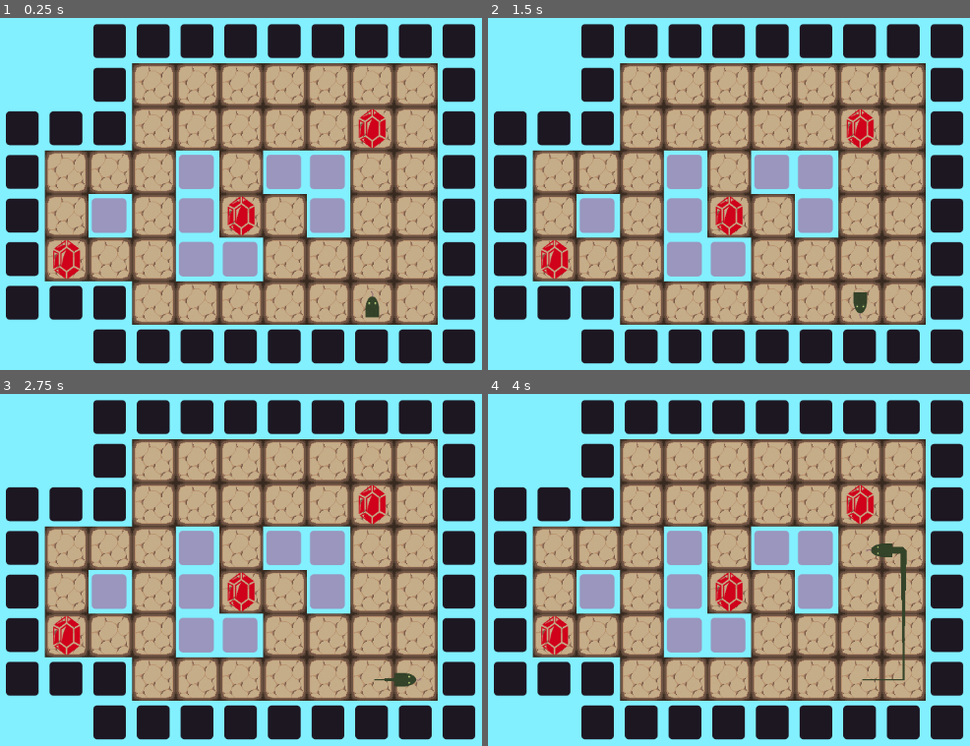
Above: before the commit, frames 1-4 (two rows, left to right).
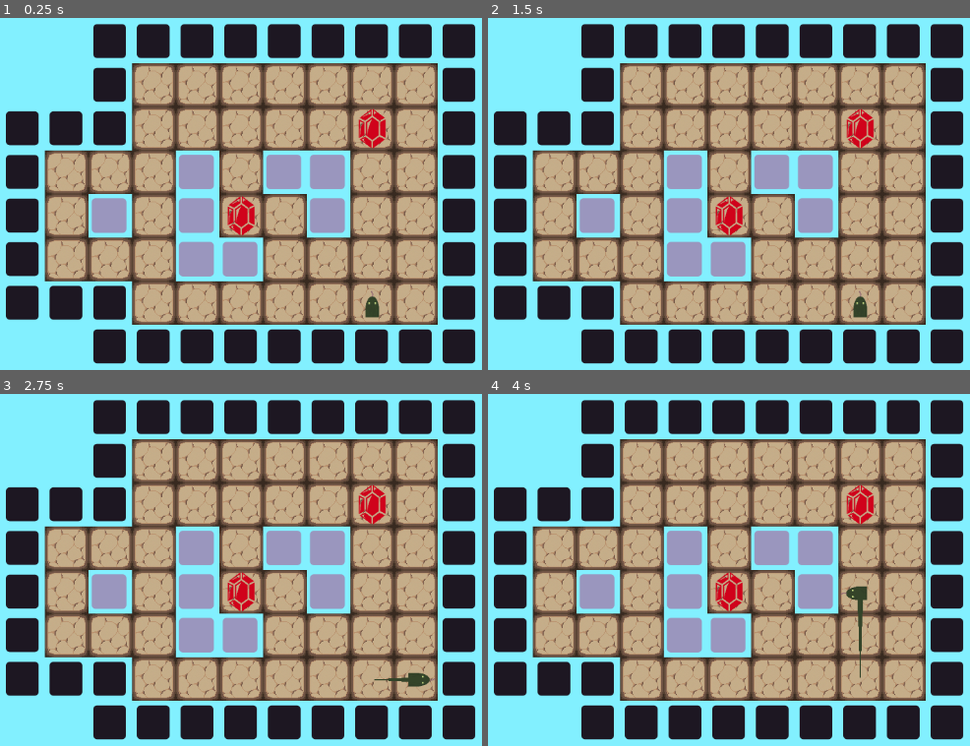
Above: after the commit, the same moments.

Repository: iguessfive/GMTK-Game-Jam
Game: Godot game, scene res://gameplay/ouroborous_game.tscn
The game is run twice, just before and just after one commit, with the same random seed, the same clock (stepped at 60 frames per second) and the same inputs. The project has no main scene, so this scene is started directly. Sound files missing from this copy of the repository are replaced by a short silence.
Inputs:
- Up to frame 1 (0.25 s): no input
- Up to frame 2 (1.5 s): tap Enter at 0.5 s; hold D (move_right) 0.53-1.28 s; hold Space (throw) 0.53-1.28 s; hold S (move_down) from 1.28 s (still down); tap Space (throw) at 1.35 s
- Up to frame 3 (2.75 s): release S (move_down) at 2.03 s; hold D (move_right) from 2.03 s (still down); hold Space (throw) from 2.03 s (still down)
- Up to frame 4 (4 s): tap Enter at 2.75 s; release D (move_right) at 2.78 s; release Space (throw) at 2.78 s; hold W (move_up) 2.78-3.53 s; tap Space (throw) at 2.85 s; hold A (move_left) from 3.53 s (still down); hold Space (throw) from 3.53 s (still down)

The runs differ from the first frame. In frame 1, 0.4% of the frame differs, in the area x 11-17%, y 63-75%; in frame 2, 0.6%; in frame 3, 0.7%; in frame 4, 1.3%, in the area x 11-87%, y 42-82%.

Commit message:
feat: added some sfx

Diff:
--- a/gameplay/collectibles.gd
+++ b/gameplay/collectibles.gd
@@ -2,7 +2,9 @@
 
 func destroy() -> void:
 	# Handle specific logic for collecting a pickup
-	queue_free.call_deferred()
+	visible = false
+	$AudioStreamPlayer.play()
+	$AudioStreamPlayer.finished.connect(queue_free.call_deferred)
 	print_debug("Pickup collected!")
 
 	# You can add more logic here, like sfx
--- a/gameplay/collectibles.tscn
+++ b/gameplay/collectibles.tscn
@@ -1,7 +1,8 @@
-[gd_scene load_steps=4 format=3 uid="uid://bv0tr0ku8dldd"]
+[gd_scene load_steps=5 format=3 uid="uid://bv0tr0ku8dldd"]
 
 [ext_resource type="Script" uid="uid://dqhepry1npuvv" path="res://gameplay/collectibles.gd" id="1_6bc5v"]
 [ext_resource type="Texture2D" uid="uid://dxkowf22ubbva" path="res://assets/rupee.png" id="2_o0feu"]
+[ext_resource type="AudioStream" uid="uid://d2oggc42wdbv8" path="res://assets/sfx/pick_up.ogg" id="3_ollpg"]
 
 [sub_resource type="CircleShape2D" id="CircleShape2D_n6a7h"]
 radius = 22.0907
@@ -17,3 +18,6 @@
 
 [node name="CollisionShape2D" type="CollisionShape2D" parent="."]
 shape = SubResource("CircleShape2D_n6a7h")
+
+[node name="AudioStreamPlayer" type="AudioStreamPlayer" parent="."]
+stream = ExtResource("3_ollpg")
--- a/gameplay/level_example.tscn
+++ b/gameplay/level_example.tscn
@@ -1,6 +1,6 @@
 [gd_scene load_steps=7 format=4 uid="uid://ba870ecmck1yx"]
 
-[ext_resource type="TileSet" uid="uid://bv3udtkc67jpy" path="res://assets/TileSets/example_tiles.tres" id="1_4t1ad"]
+[ext_resource type="TileSet" uid="uid://bv3udtkc67jpy" path="res://assets/tileSets/example_tiles.tres" id="1_4t1ad"]
 [ext_resource type="Script" uid="uid://cvnudra0dylww" path="res://gameplay/level_layer.gd" id="2_16cv5"]
 [ext_resource type="Script" uid="uid://dkv73t6llhsg5" path="res://gameplay/collectibles_manager.gd" id="3_jqd86"]
 [ext_resource type="PackedScene" uid="uid://bv0tr0ku8dldd" path="res://gameplay/collectibles.tscn" id="4_4t1ad"]
@@ -24,9 +24,6 @@
 position = Vector2(736, 224)
 
 [node name="Collectibles2" parent="CollectibleManager" instance=ExtResource("4_4t1ad")]
-position = Vector2(288, 416)
-
-[node name="Collectibles3" parent="CollectibleManager" instance=ExtResource("4_4t1ad")]
 position = Vector2(544, 352)
 
 [node name="HazardLayer" parent="." instance=ExtResource("5_rpepa")]
--- a/gameplay/level_layer.gd
+++ b/gameplay/level_layer.gd
@@ -1,9 +1,21 @@
 class_name Level extends TileMapLayer
 
+const COMPLETED_COLLECTION = preload("res://assets/sfx/completed_collection.ogg")
+const COMPLETED_LEVEL = preload("res://assets/sfx/completed_level.ogg")
+const FAILED_LEVEL = preload("res://assets/sfx/failed_level.ogg")
+
+@export var player_reference: CharacterBody2D
 @export var collectible_manager: Node2D
 
 var travelled_tiles: Dictionary = {}
 var can_win := false
+
+var sfx: AudioStreamPlayer
+
+func _ready() -> void:
+	sfx = AudioStreamPlayer.new()
+	add_child(sfx)
+	sfx.finished.connect(restart)
 
 ## Used to record the tiles the player has travelled
 func add_travelled_tile(point: Vector2) -> void:
@@ -18,18 +30,38 @@
 		if can_win:
 			print("Level completed! You won.")
 			# Trigger a win condition, level clear & win sfx
-			$Label.visible = true
-		else:
+			end(true)
+		else: # if on first tile but not all pickups collected
 			print_debug("You cannot win yet, collect all pickups first.")
-			get_tree().reload_current_scene.call_deferred()
-			# Lose sfx & play again button
+			end(false)
+			# play again or select another level
 	else:
 		# GAME OVER condition
 		print_debug("Game Over! You have already travelled this tile.")
-		get_tree().reload_current_scene.call_deferred()
+		end(false)
 
 func get_collectible_count() -> int:
 	return collectible_manager.collectible_count
 
 func collect() -> void:
 	collectible_manager.collectible_count -= 1
+
+func end(has_won: bool) -> void: # end level with win or lose condition
+	# diable player input
+	player_reference.disble_input()
+
+	if has_won:
+		$Label.visible = true
+		sfx.stream = COMPLETED_LEVEL
+		sfx.play()
+	else:
+		sfx.stream = FAILED_LEVEL
+		sfx.play()
+
+func cleared_challenge() -> bool:
+	sfx.stream = COMPLETED_COLLECTION
+	sfx.play()
+	return true if get_collectible_count() == 0 else false
+
+func restart() -> void:
+	get_tree().reload_current_scene.call_deferred()
--- a/gameplay/ouroborous_game.tscn
+++ b/gameplay/ouroborous_game.tscn
@@ -10,9 +10,10 @@
 level = NodePath("../LevelExample")
 hazards = NodePath("../LevelExample/HazardLayer")
 
-[node name="LevelExample" parent="." instance=ExtResource("2_y1cqu")]
+[node name="LevelExample" parent="." node_paths=PackedStringArray("player_reference") instance=ExtResource("2_y1cqu")]
 z_index = -1
 position = Vector2(0, -1)
+player_reference = NodePath("../Snake")
 
 [editable path="Snake"]
 [editable path="LevelExample"]
--- a/gameplay/snake.gd
+++ b/gameplay/snake.gd
@@ -71,9 +71,13 @@
 		print(level.get_collectible_count())
 		if level.get_collectible_count() == 0:
 			print_debug("You can win now, all pickups collected!")
-			level.can_win = true # once all items are collected
+			level.can_win = true
+			level.cleared_challenge() # once all items are collected
 
 func _on_hazard_sensor_body_entered(body: Node2D) -> void:
 	if body.is_in_group("hazards"):
 		print_debug("You have entered a hazard area!")
-		get_tree().reload_current_scene.call_deferred()
+		level.end(false)  # loss on hazard collision
+
+func disble_input() -> void:
+	set_physics_process(false)
--- a/gameplay/snake.tscn
+++ b/gameplay/snake.tscn
@@ -42,5 +42,7 @@
 shape = SubResource("CircleShape2D_7yc6v")
 debug_color = Color(0.796714, 0.219875, 0.182034, 0.337255)
 
+[node name="AudioStreamPlayer" type="AudioStreamPlayer" parent="."]
+
 [connection signal="area_entered" from="Collector" to="." method="_on_collector_area_entered"]
 [connection signal="body_entered" from="HazardSensor" to="." method="_on_hazard_sensor_body_entered"]
Not shown, added: assets/sfx/completed_collection.ogg.import
Not shown, added: assets/sfx/completed_level.ogg.import
Not shown, added: assets/sfx/failed_level.ogg.import
Not shown, added: assets/sfx/pick_up.ogg.import
Not shown, added: assets/sfx/completed_collection.ogg
Not shown, added: assets/sfx/completed_level.ogg
Not shown, added: assets/sfx/failed_level.ogg
Not shown, added: assets/sfx/pick_up.ogg
